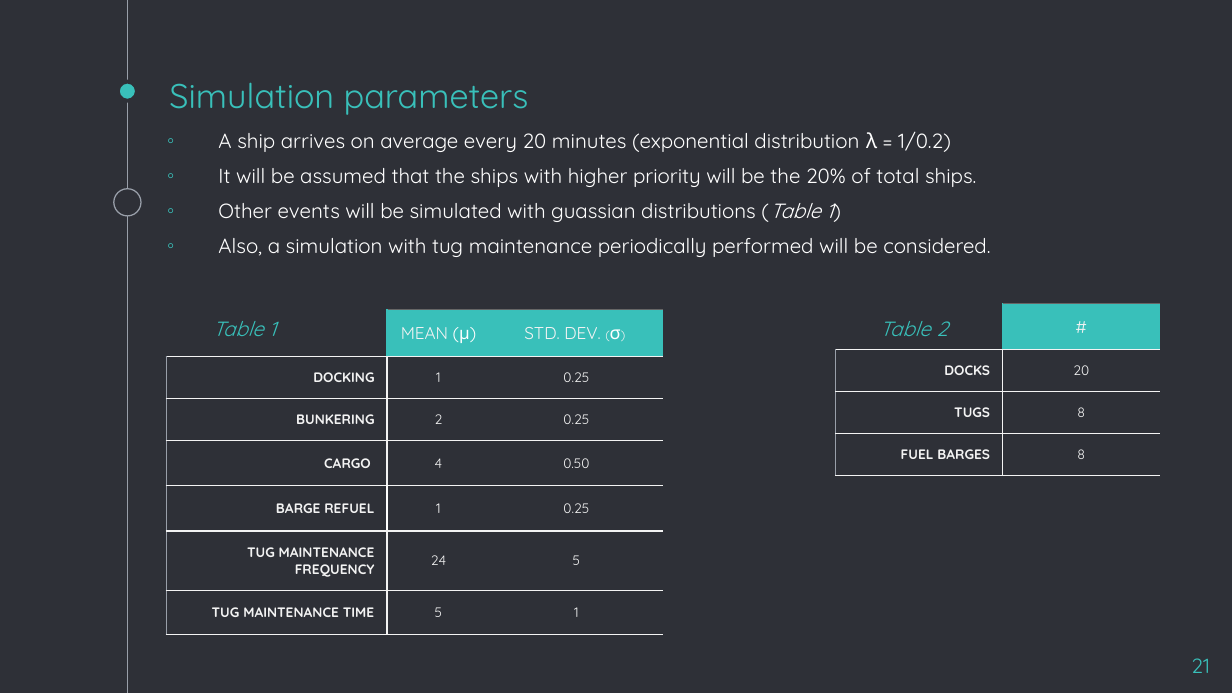
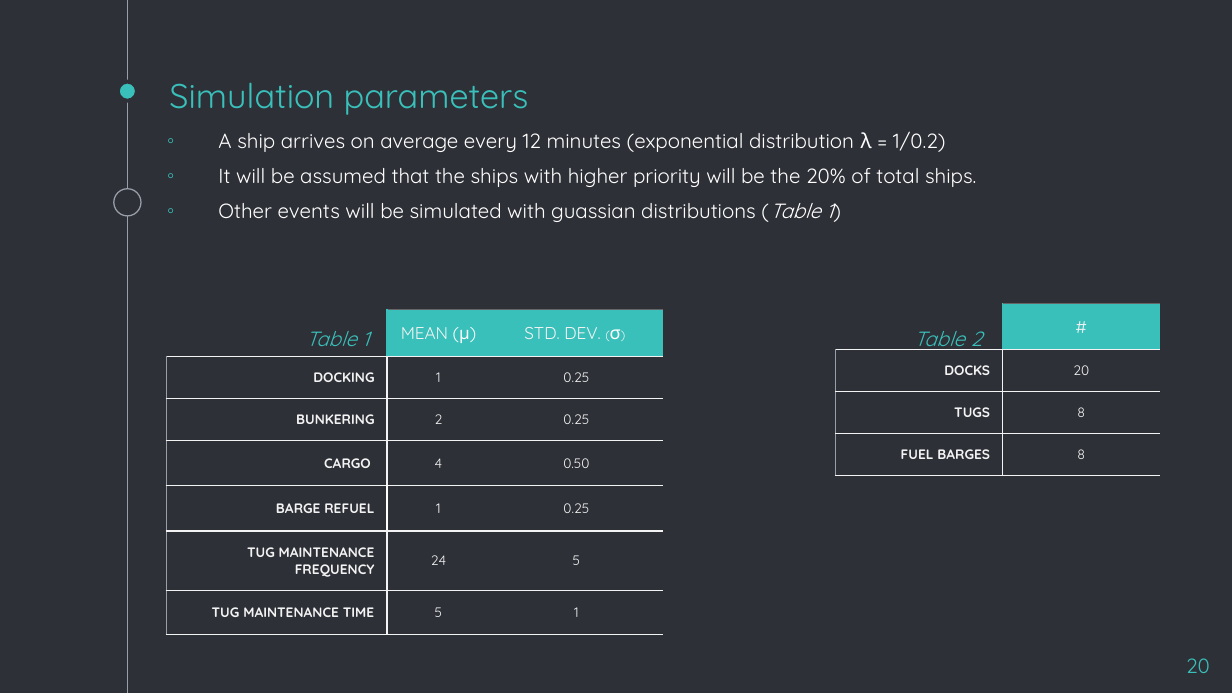
Before and after one commit to NennoMP/des-harbour-simulation, a slide deck: slide 20 of presentation.pptx (slide 21 before the commit). Drawn at 1232x693 pixels with LibreOffice and Linux fonts; fonts in the diff are those of the drawing. Boxes give left, top, right and bottom in pixels: in the first picture for what was removed or moved away, otherwise in the second. Text is boxed around its words. In the diff, an @@ line names an element or a change of style, - is before the commit and + after.

```diff
--- a/presentation.pptx
+++ b/presentation.pptx
@@ text at (218,131,946,152): text changed @@
-◦ A ship arrives on average every 20 minutes (exponential distribution λ = 1/0.2)
+◦ A ship arrives on average every 12 minutes (exponential distribution λ = 1/0.2)
@@ text at (218,238,990,257): paragraph removed @@
-◦ Also, a simulation with tug maintenance periodically performed will be considered.
@@ text "Table 1": place and size @@
-text "Table 1" at (213,321,276,336)
+text "Table 1" at (306,331,369,346)
@@ text "Table 2" rewrapped from (880,321,948,336) to (914,331,982,350) @@
@@ page number at (1186,658,1210,673): text changed @@
-21
+20
```
Also in this commit, not shown: 6 other slides changed, 1 slide removed.
